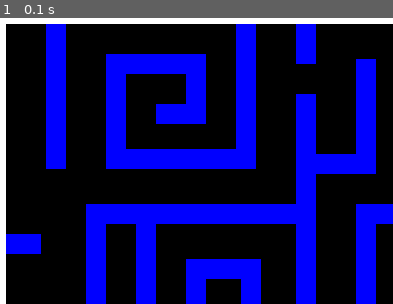
Above: before the commit, frame 1.
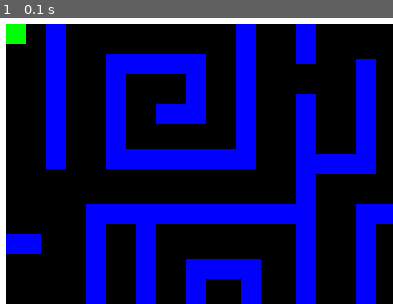
Above: after the commit, the same moment.

Repository: abbeymw/Pygame_Project4
Game: pygame game, started from pygame_maze.py
Same seed, same stepped clock (60 frames per second), same inputs: the game is played once before the commit and once after it.
Inputs:
- Up to frame 1 (0.1 s): no input
The pictures show only the part of the screen within x 0-50%, y 0-50%; the shares and areas given below are measured in that part.

The runs differ from the first frame. In frame 1, 0.4% of the frame differs, in the area x 1-7%, y 2-10%.

Commit message:
added music

Diff:
--- a/pygame_maze.py
+++ b/pygame_maze.py
@@ -57,35 +57,35 @@
         self.rect.x = x
         self.rect.y = y
 
-# class Setting(object):
-#     wall_list = None
-#     enemy_sprites = None
-
-#     def __init__(self):
-#         self.wall_list = pygame.sprite.Group()
-#         self.enemy_sprites = pygame.sprite.Group()
-
-# class Enemies(pygame.sprite.Sprite):
-#     def __init__(self, x, y, w, h, color):
-#         super().__init__()
-#         self.image = pygame.Surface([w, h])
-#         self.image.fill(color)
-#         self.rect = self.image.get_rect()
-#         self.rect.x = x
-#         self.rect.y = y
-#         # self.draw()
-
-# class Enemy_placement(Setting):
-#     def __init__(self):
-#         super().__init__()
-#         enemies_creation = [[20, 20, 20, 20, GREEN]]
-#         for e in enemies_creation:
-#             enemy = Enemies(e[0], e[1], e[2], e[3], e[4])
-#             self.enemy_sprites.add(enemy)
-
-class Maze(object):
+class Setting(object):
+    wall_list = None
+    enemy_sprites = None
+
     def __init__(self):
-        # super().__init__()
+        self.wall_list = pygame.sprite.Group()
+        self.enemy_sprites = pygame.sprite.Group()
+
+class Enemies(pygame.sprite.Sprite):
+    def __init__(self, x, y, w, h, color):
+        super().__init__()
+        self.image = pygame.Surface([w, h])
+        self.image.fill(color)
+        self.rect = self.image.get_rect()
+        self.rect.x = x
+        self.rect.y = y
+        # self.draw()
+
+class Enemy_placement(Setting):
+    def __init__(self):
+        super().__init__()
+        enemies_creation = [[20, 20, 20, 20, GREEN]]
+        for e in enemies_creation:
+            enemy = Enemies(e[0], e[1], e[2], e[3], e[4])
+            self.enemy_sprites.add(enemy)
+
+class Maze(Setting):
+    def __init__(self):
+        super().__init__()
         self.wall_list = pygame.sprite.Group()
         #[x, y, width, height]
         walls_creation = [[0, 0, 20, 600, WHITE],
@@ -164,7 +164,7 @@
     movingsprites = pygame.sprite.Group()
     movingsprites.add(player)
     maze = Maze()
-    # enemies = Enemy_placement()
+    enemies = Enemy_placement()
 
     #time clock
     clock = pygame.time.Clock()
@@ -175,7 +175,8 @@
 
     #music/sound
     pygame.mixer.init()
-    # pygame.mixer.music.load()
+    pygame.mixer.music.load('ElTech_-_Techno_Background_Music.wav')
+    pygame.mixer.music.play()
 
 
 
@@ -199,7 +200,7 @@
 
         movingsprites.draw(disp)
         maze.wall_list.draw(disp)
-        # enemies.draw(disp)
+        enemies.enemy_sprites.draw(disp)
 
 
         pygame.display.flip()
Not shown, added: ElTech - Techno Background Music.mp3
Not shown, added: ElTech_-_Techno_Background_Music.wav
